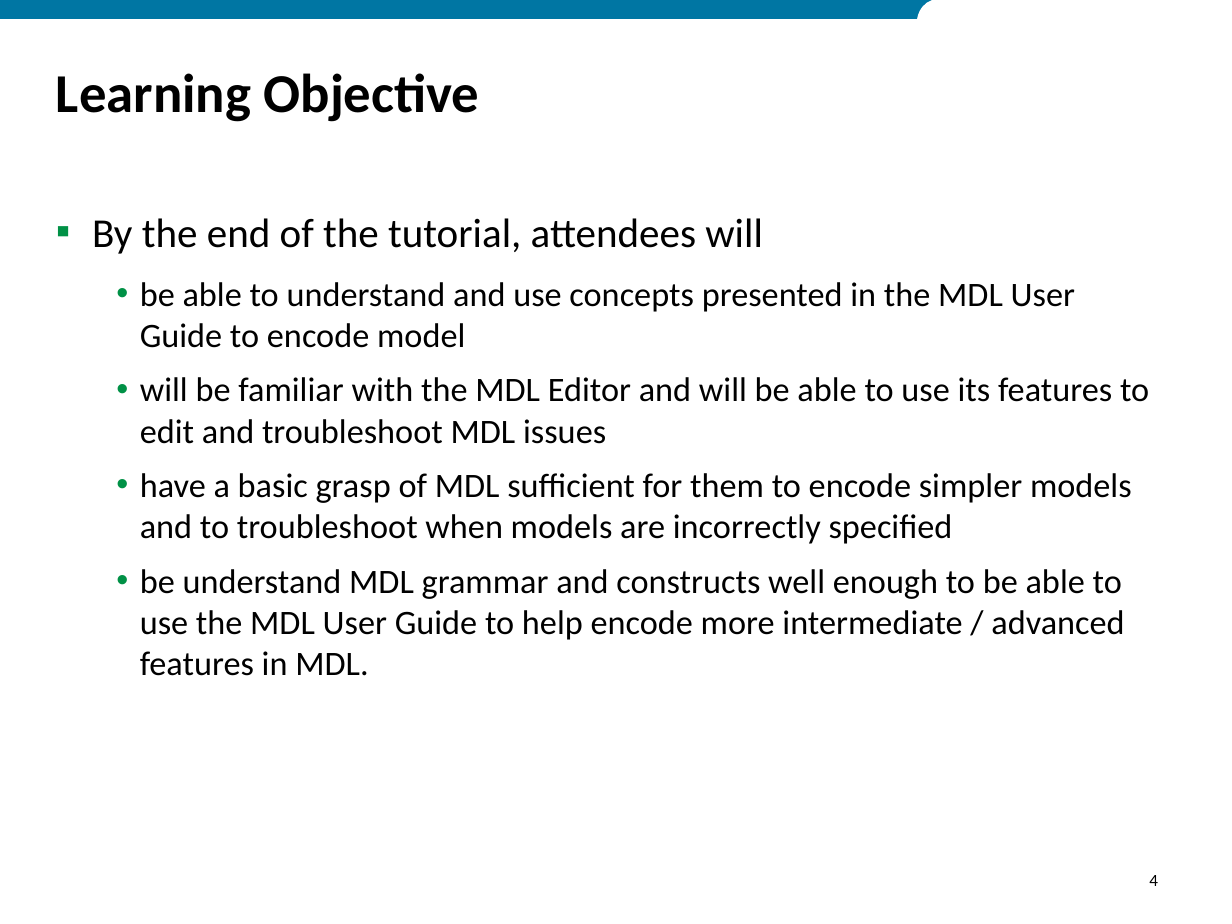
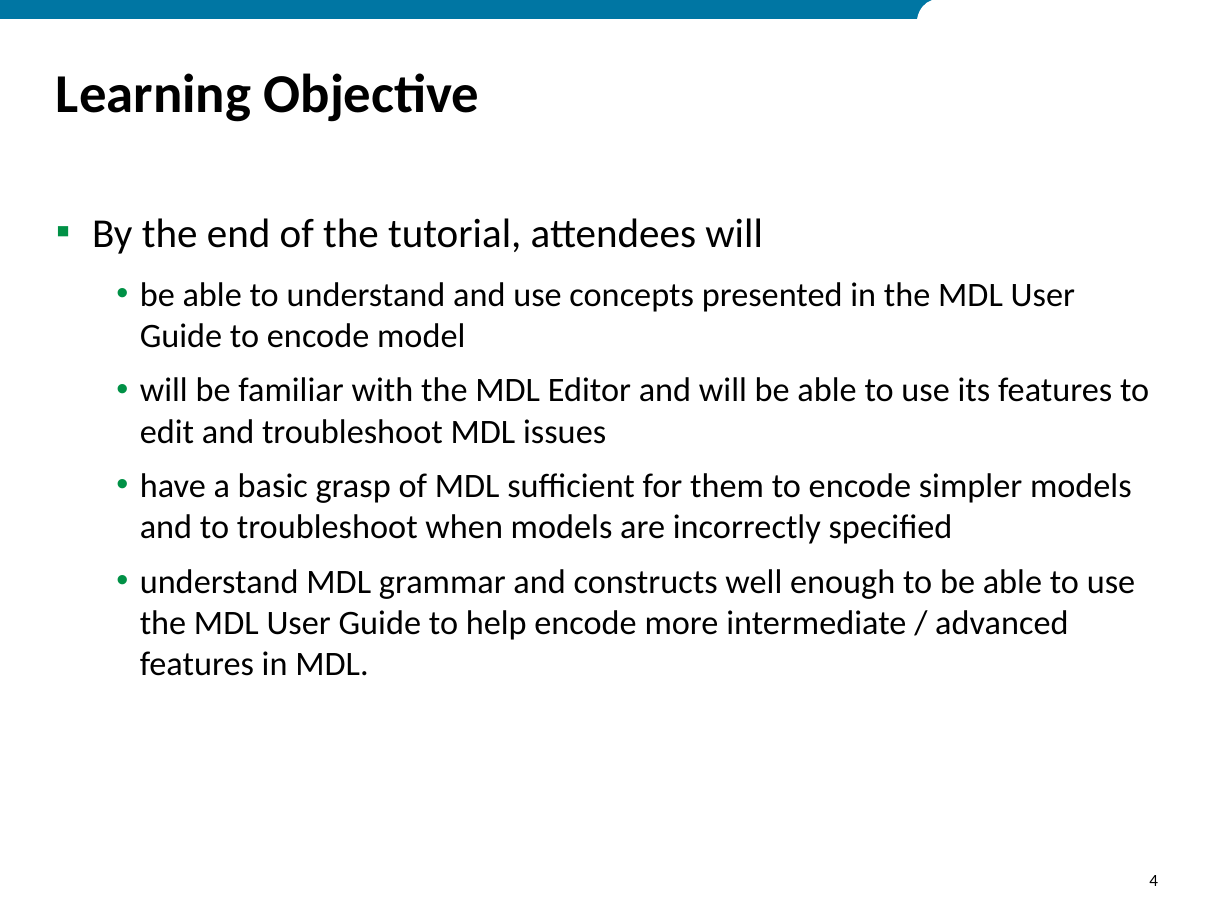
Before and after one commit to ModelDefinitionLanguage/MDLExamples, a slide deck: slide 4 of MDL_Tutorial_2018.pptx. Drawn at 1232x924 pixels with LibreOffice and Linux fonts; fonts in the diff are those of the drawing; background and template pictures are left out. Boxes give left, top, right and bottom in pixels: in the first picture for what was removed or moved away, otherwise in the second. Text is boxed around its words. In the diff, an @@ line names an element or a change of style, - is before the commit and + after.

```diff
--- a/MDL_Tutorial_2018.pptx
+++ b/MDL_Tutorial_2018.pptx
@@ text at box(140, 569, 1135, 676): text changed @@
-  • be understand MDL grammar and constructs well enough to be able to use the MDL User Guide to help encode more intermediate / advanced features in MDL.
+  • understand MDL grammar and constructs well enough to be able to use the MDL User Guide to help encode more intermediate / advanced features in MDL.
```
Also in this commit, not shown: 3 other slides changed, 1 slide added.
